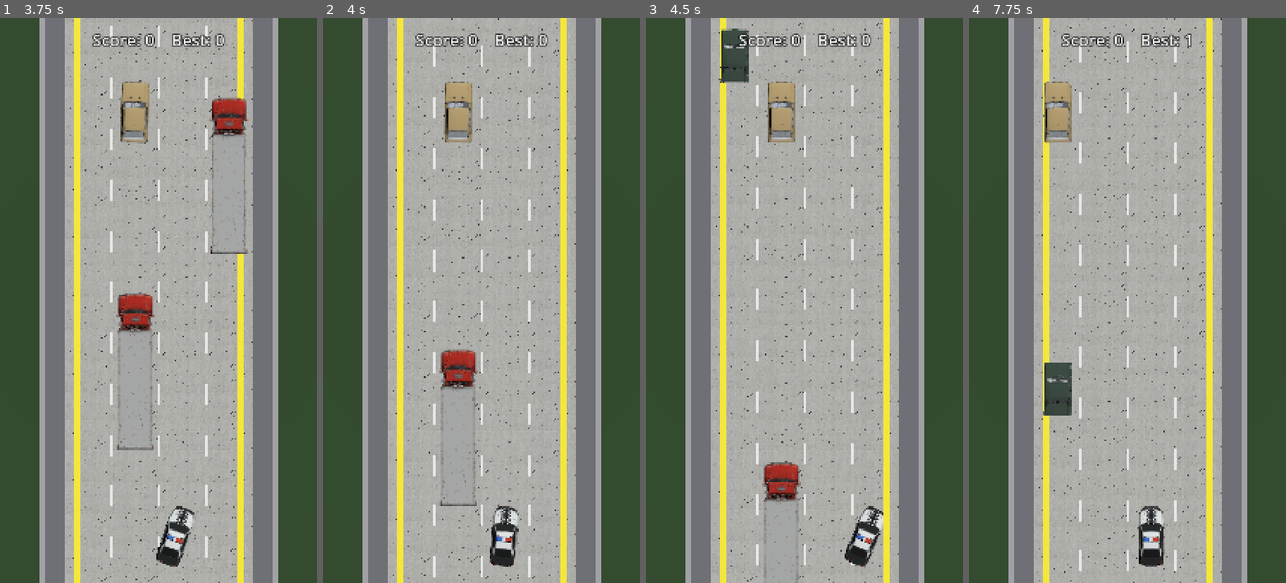
Above: before the commit, frames 1-4 (left to right).
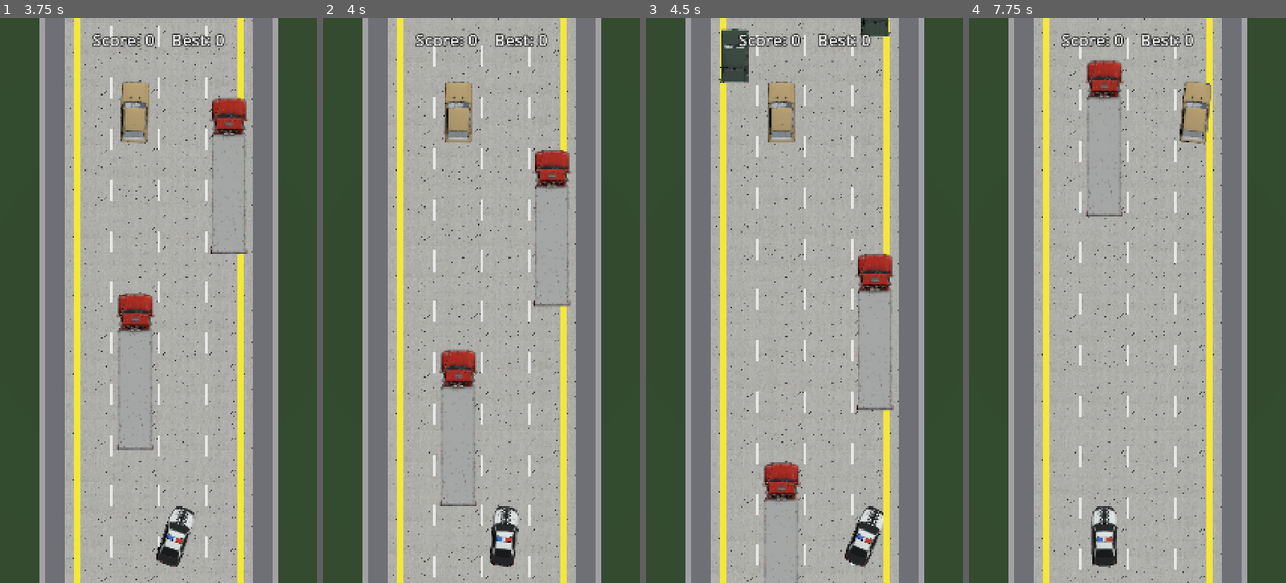
Above: after the commit, the same moments.

Repository: mibazarow/car-game
Game: Godot game, scene res://scenes/Main.tscn
The game is run twice, just before and just after one commit, with the same random seed, the same clock (stepped at 60 frames per second) and the same inputs.
Inputs:
- Up to frame 1 (3.75 s): click "Играть" at 0.5 s; tap Enter (fire_rocket) at 1.25 s; hold Right (move_right) 1.28-2.03 s; hold Enter (fire_rocket) 1.28-2.03 s; hold Left (move_left) 2.03-2.78 s; tap Space (use_nitro) at 2.1 s; hold Right (move_right) 2.78-3.5 s; tap P at 2.85 s; click "Заново" at 3.5 s
- Up to frame 2 (4 s): no input
- Up to frame 3 (4.5 s): hold Right (move_right) from 4.28 s (still down); tap R at 4.35 s
- Up to frame 4 (7.75 s): release Right (move_right) at 5.03 s; hold Enter (fire_rocket) 5.03-5.78 s; hold Left (move_left) 5.03-7.25 s; tap Space (use_nitro) at 5.85 s; tap P at 6.6 s; click "Заново" at 7.25 s

Frame 1 is identical in both runs. In frame 2, 1.4% of the frame differs, in the area x 66-79%, y 23-52%; in frame 3, 1.7%; in frame 4, 6.8%, in the area x 21-80%, y 0-100%.

Commit message:
fix: traffic no longer teleports backward (correct follow direction + no backward clamp)

Diff:
--- a/scripts/traffic/traffic_car.gd
+++ b/scripts/traffic/traffic_car.gd
@@ -11,8 +11,6 @@
 const SPAWN_Z: float = -25.0
 # Past this Z the car has passed the player and is recycled.
 const RECYCLE_Z: float = 18.0
-# Sentinel for "no car ahead yet" (very negative Z).
-const NEG_INF := -3.4028235e38
 # Minimum gap kept behind the car ahead when it is held at the danger zone.
 const FOLLOW_GAP := 1.5
 # Small margin so a held car sits just ABOVE the threat band (not inside it).
@@ -105,11 +103,15 @@
 
 	var next_z: float = position.z + speed_z * delta
 	# Never drive past the car directly ahead in this lane: if it is held at the
-	# danger zone, stop at a small gap behind its tail instead of overlapping.
+	# danger zone, stop at a small gap behind its tail. NEVER jump backward
+	# (that is what made cars teleport away and "disappear").
 	var ahead := _car_ahead()
 	if ahead != null:
 		var max_z: float = ahead.position.z - (_half_z + ahead._half_z) - FOLLOW_GAP
-		next_z = minf(next_z, max_z)
+		if max_z < position.z:
+			next_z = position.z
+		else:
+			next_z = minf(next_z, max_z)
 	# Anti-checkmate: a car about to enter the player's danger zone holds just
 	# above it if the zone is already full or the car would sit next to (adjacent
 	# lane) a car already in the zone. This prevents two cars in adjacent lanes
@@ -126,19 +128,21 @@
 		deactivate()
 		recycled.emit(self)
 
-## Nearest active car ahead (smaller Z) in this same lane, or null.
+## Nearest active car directly ahead in this lane (further along the road toward
+## the player = larger Z), or null. Cars travel toward +Z, so "ahead" is the
+## next car with a LARGER Z.
 func _car_ahead() -> TrafficCar:
 	var nearest: TrafficCar = null
-	var nearest_z := NEG_INF
+	var nearest_z := INF
 	for node in get_tree().get_nodes_in_group("traffic"):
 		var c := node as TrafficCar
 		if c == null or not c.active or c == self:
 			continue
 		if c.lane != lane:
 			continue
-		if c.position.z >= position.z:
+		if c.position.z <= position.z:
 			continue
-		if c.position.z > nearest_z:
+		if c.position.z < nearest_z:
 			nearest = c
 			nearest_z = c.position.z
 	return nearest
